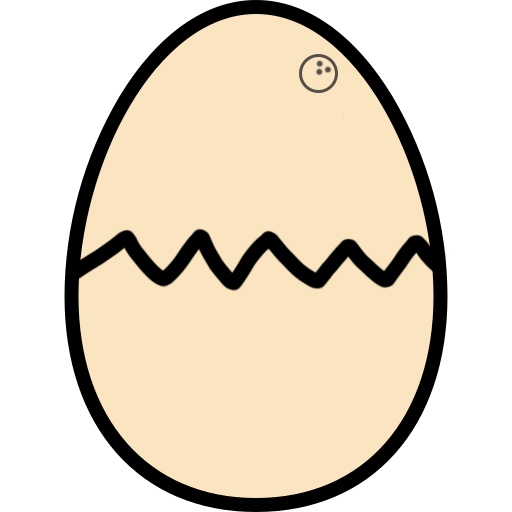
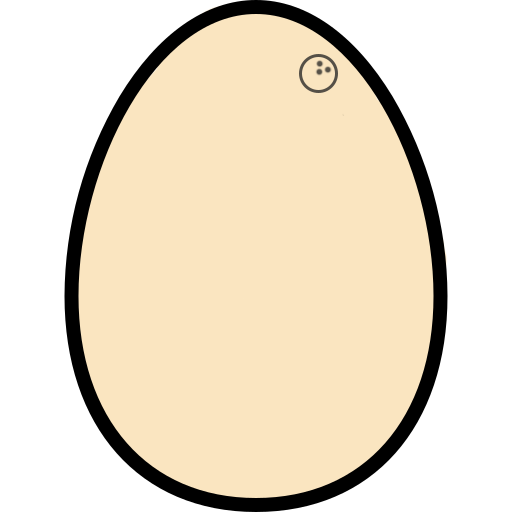
Revision of a layered 512×512 image; what changed, layer by layer:
hid "Layer 3" over [79,228,433,292]
